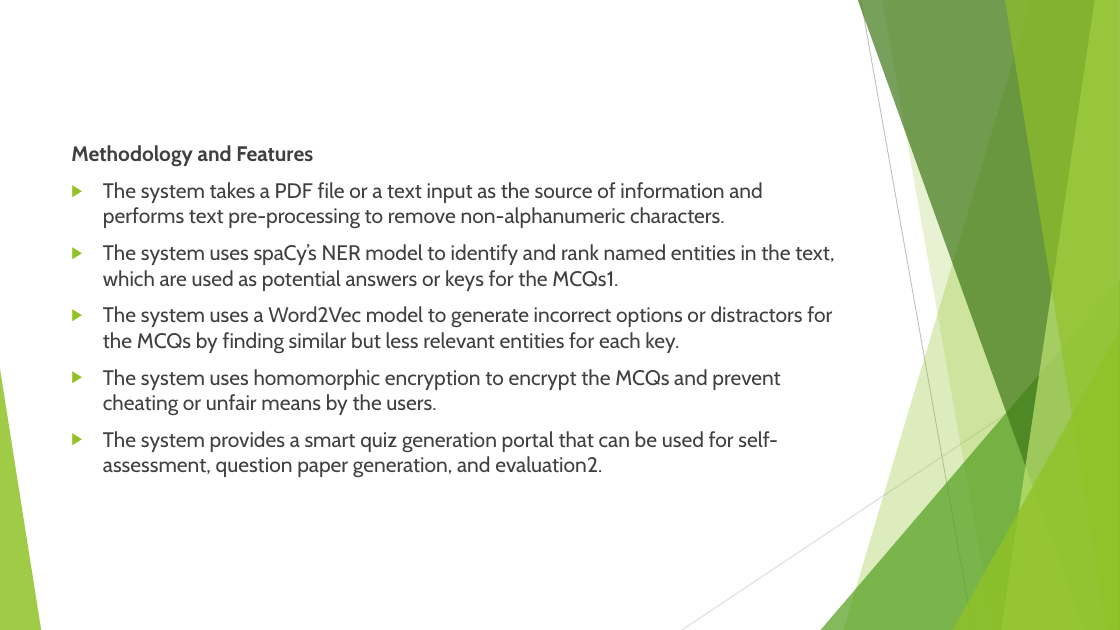
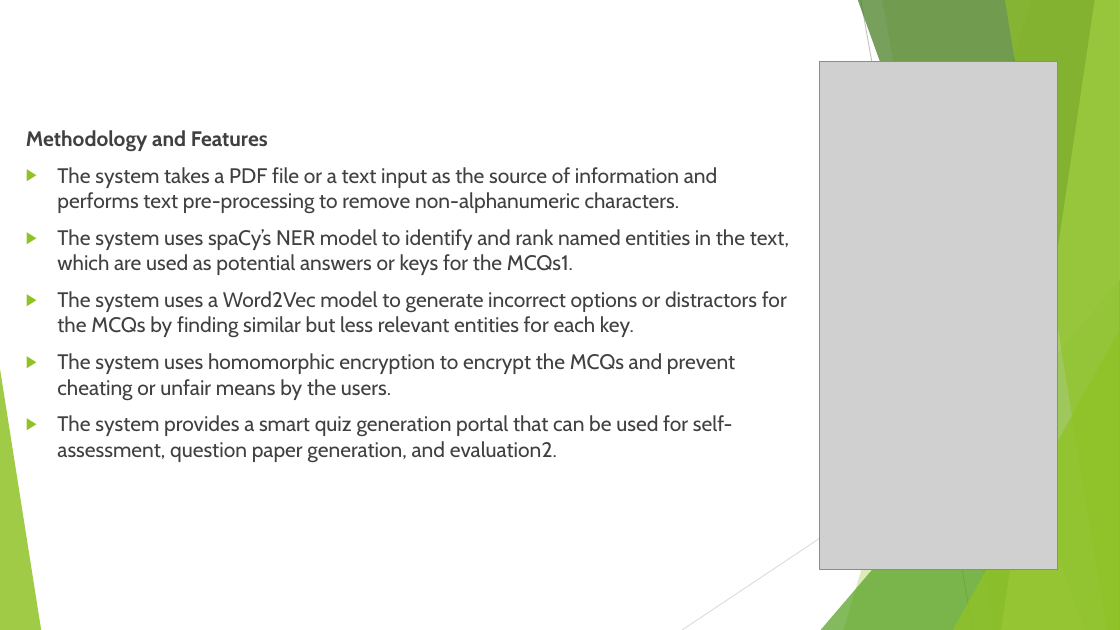
Before and after one commit to GauravShukla07/Knowbot, a slide deck: slide 6 of Major Project PPT 1.0.pptx. Drawn at 1120x630 pixels with LibreOffice and Linux fonts; fonts in the diff are those of the drawing; grey boxes stand for pictures. Boxes give left, top, right and bottom in pixels: in the first picture for what was removed or moved away, otherwise in the second. Text is boxed around its words. In the diff, an @@ line names an element or a change of style, - is before the commit and + after.

```diff
--- a/Major Project PPT 1.0.pptx
+++ b/Major Project PPT 1.0.pptx
@@ picture added at [820, 61, 1057, 570] @@
@@ text "Methodology and Features": place and size @@
-text "Methodology and Features" at [71, 145, 834, 477]
+text "Methodology and Features" at [26, 130, 789, 463]
```
Also in this commit, not shown: 1 other slide changed, 2 other files.
